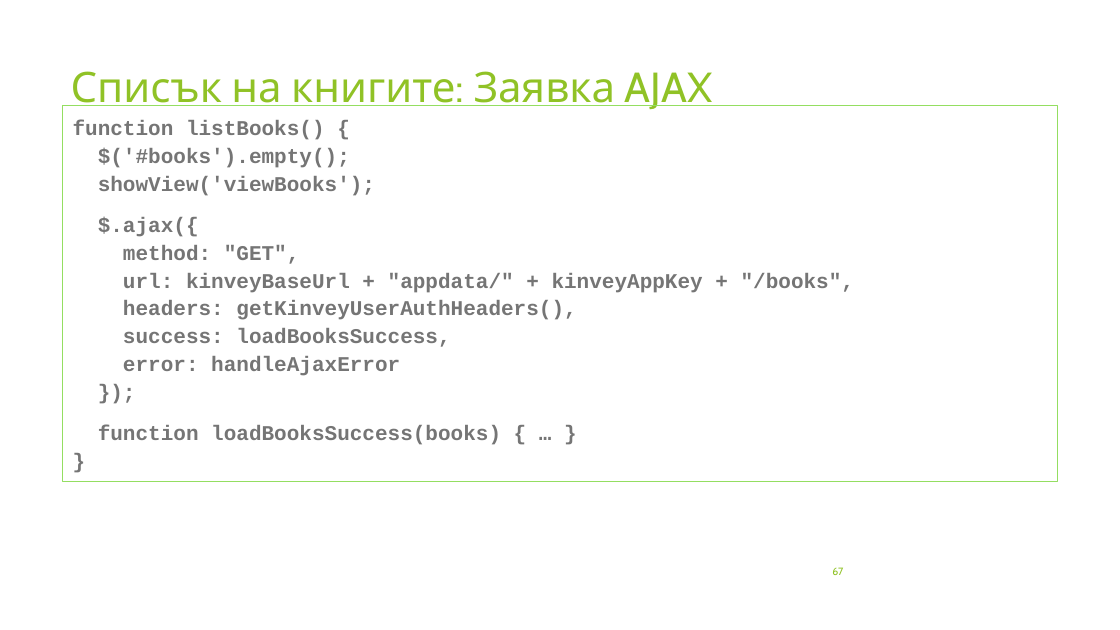
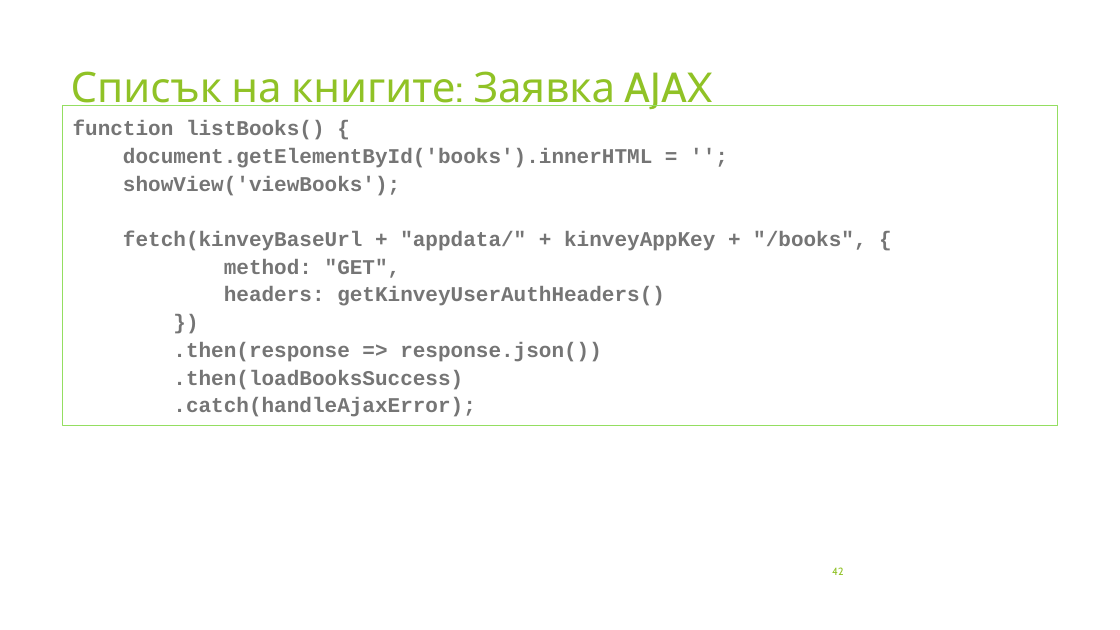
Before and after one commit to profjordanov/hybrid-app-development, a slide deck: slide 42 of 03. Async JS/tasks.pptx (slide 67 before the commit). Drawn at 1120x630 pixels with LibreOffice and Linux fonts; fonts in the diff are those of the drawing. Boxes give left, top, right and bottom in pixels: in the first picture for what was removed or moved away, otherwise in the second. Text is boxed around its words. In the diff, an @@ line names an element or a change of style, - is before the commit and + after.

```diff
--- a/03. Async JS/tasks.pptx
+++ b/03. Async JS/tasks.pptx
@@ rectangle "function listBooks() {": place and size @@
-rectangle "function listBooks() {" at [63,106,1058,482]
+rectangle "function listBooks() {" at [63,106,1058,426]
@@ text in rectangle at [123,148,652,168]: text changed @@
-$('#books').empty();
+document.getElementById('books').innerHTML = '';
@@ text in rectangle at [123,231,866,251]: text changed @@
-$.ajax({
+fetch(kinveyBaseUrl + "appdata/" + kinveyAppKey + "/books", {
@@ text in rectangle at [173,286,665,417]: text changed @@
-url: kinveyBaseUrl + "appdata/" + kinveyAppKey + "/books",
-headers: getKinveyUserAuthHeaders(),
-success: loadBooksSuccess,
-error: handleAjaxError
-});
-function loadBooksSuccess(books) { … }
-}
+headers: getKinveyUserAuthHeaders()
+})
+.then(response => response.json())
+.then(loadBooksSuccess)
+.catch(handleAjaxError);
@@ page number at [832,567,843,575]: text changed @@
-67
+42
```
Also in this commit, not shown: 10 other slides changed, 7 slides added, 20 slides removed, 10 other files.
